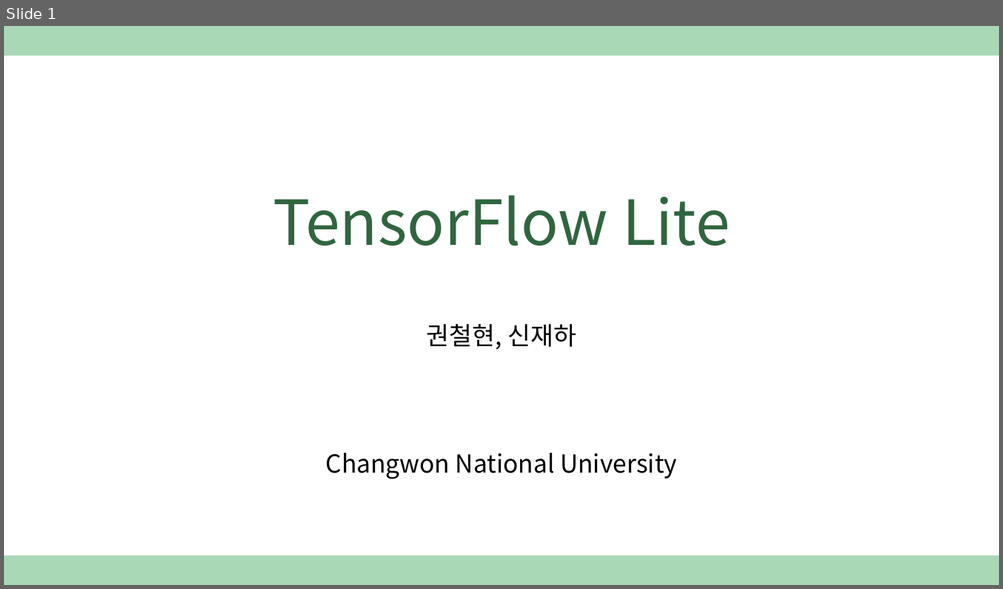
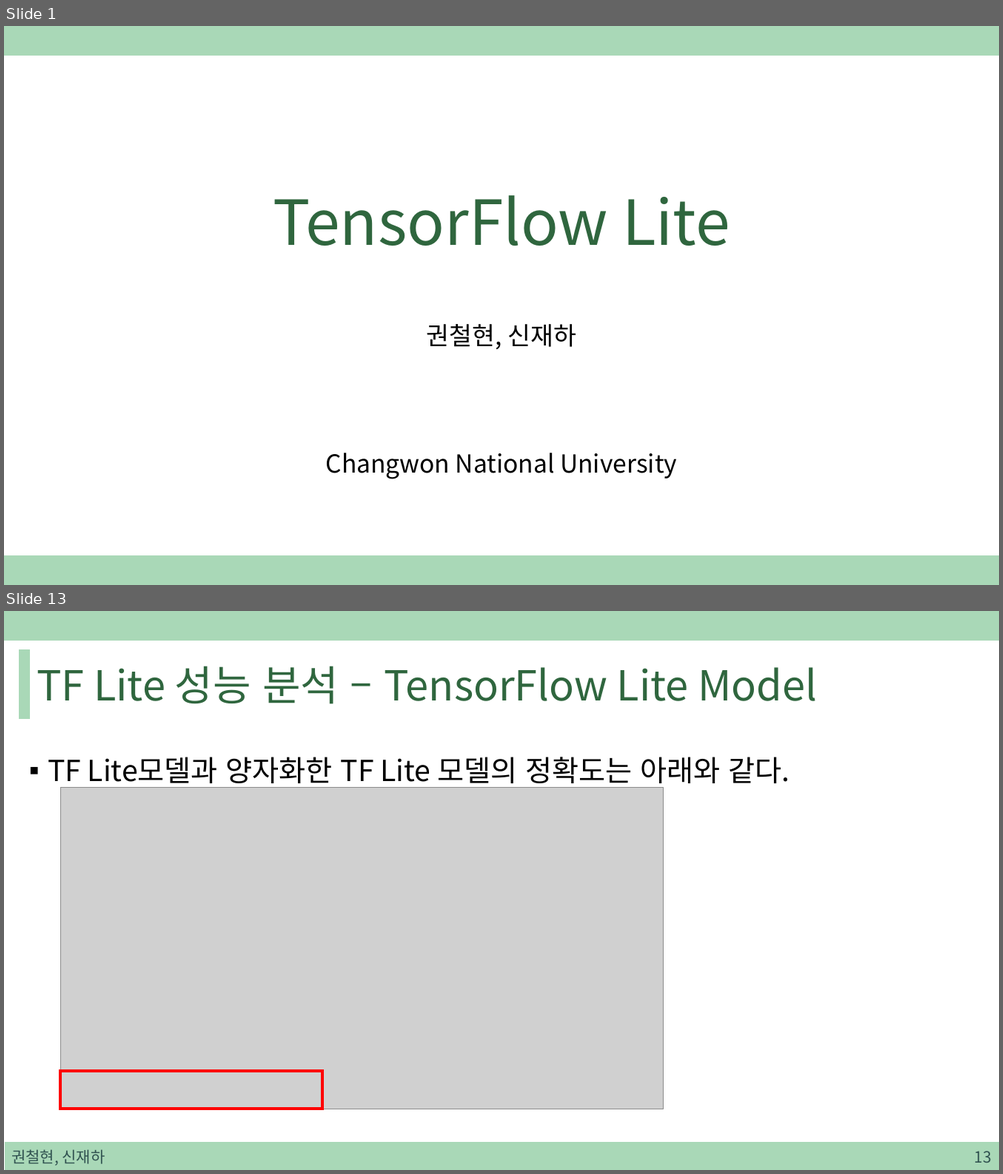
Before and after one commit to sjh4287/capston, a slide deck: 2022.01.07/TensorFlow Lite.pptx. Shown one above the other, each under a label of ours: slide 1 before the commit, slides 1 and 13 after it; the slides between them are not shown. The pictures are 1003x589 and 1003x1174 pixels, drawn with LibreOffice and Linux fonts; fonts in the diff are those of the drawing; grey boxes stand for pictures. Boxes give left, top, right and bottom in pixels: in the first picture for what was removed or moved away, otherwise in the second. Text is boxed around its words. In the diff, an @@ line names an element or a change of style, - is before the commit and + after.

```diff
--- a/2022.01.07/TensorFlow Lite.pptx
+++ b/2022.01.07/TensorFlow Lite.pptx
@@ slide 13 added at [4, 611, 999, 1170], background #FFFFFF; not listed: 1 template element that a slide beside it also shows @@
@@ rectangle added at [20, 649, 29, 718], fill #A9D8B7, outline #A9D8B7 1 pt @@
@@ title added at [37, 666, 817, 704], 40 pt, text #2F663E @@
+TF Lite 성능 분석 – TensorFlow Lite Model
@@ text added at [48, 757, 789, 789], 28 pt, text #000000 @@
+▪ TF Lite모델과 양자화한 TF Lite 모델의 정확도는 아래와 같다.
@@ picture added at [61, 788, 663, 1110] @@
@@ rectangle added at [61, 1071, 323, 1109], outline #FF0000 3 pt @@
@@ rectangle added at [5, 1143, 999, 1170], fill #A9D8B7, outline #A9D8B7 1 pt @@
@@ text added at [11, 1150, 105, 1166], 15 pt, text #305250 @@
+권철현, 신재하
@@ page number added at [974, 1151, 991, 1163], 15 pt, text #305250 @@
+13
```
Also in this commit, not shown: 10 slides changed, 26 other slides added, 1 other file.
